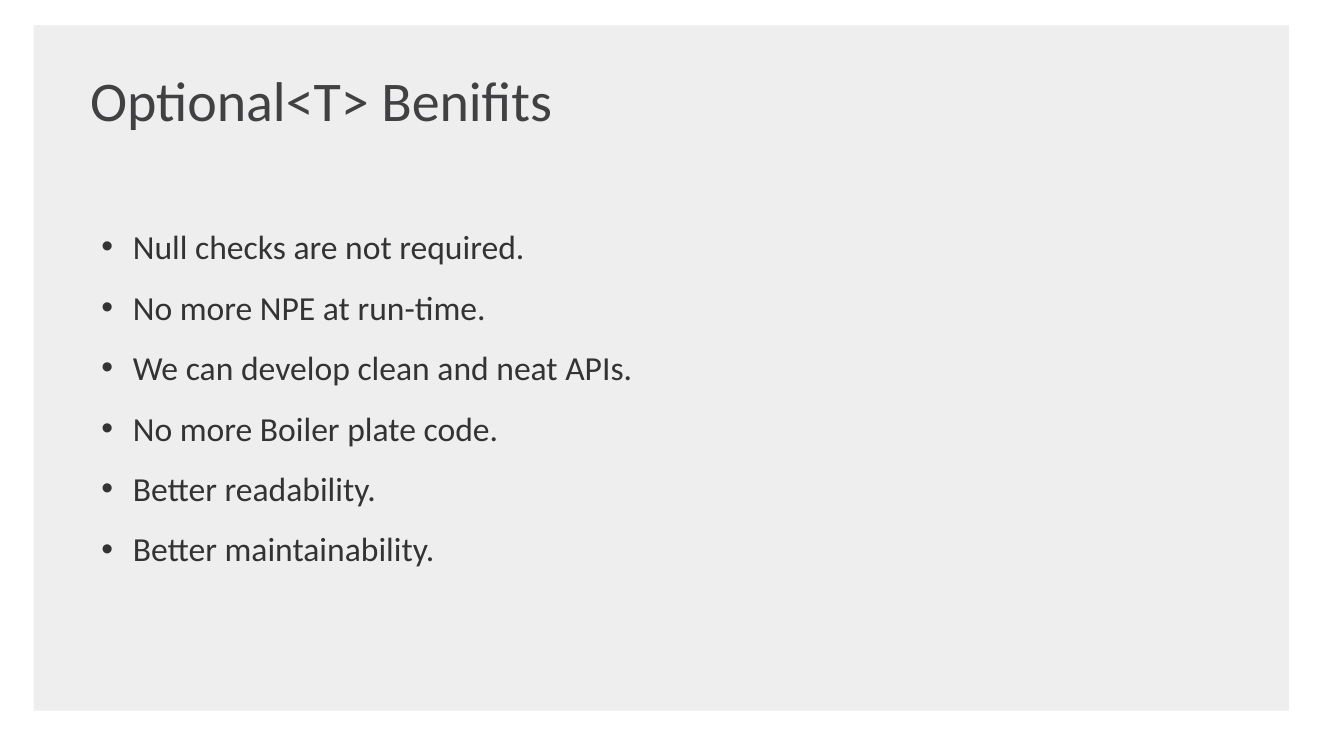
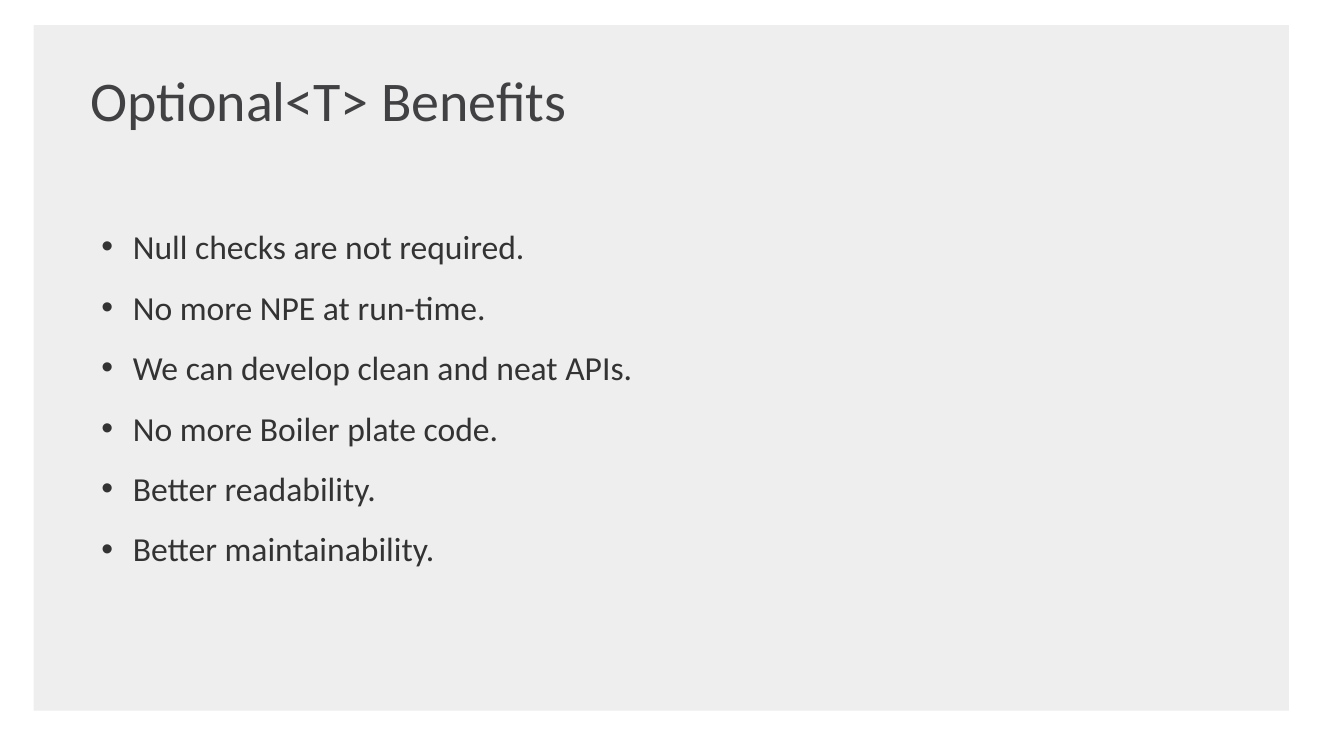
Before and after one commit to shaojie-xu-kp/Java8_lunch_learn, a slide deck: slide 47 of Java 8 & TDP.pptx (slide 37 before the commit). Drawn at 1344x756 pixels with LibreOffice and Linux fonts; fonts in the diff are those of the drawing; background and template pictures are left out. Boxes give left, top, right and bottom in pixels: in the first picture for what was removed or moved away, otherwise in the second. Text is boxed around its words. In the diff, an @@ line names an element or a change of style, - is before the commit and + after.

```diff
--- a/Java 8 & TDP.pptx
+++ b/Java 8 & TDP.pptx
@@ text at (90,82,566,130): text changed @@
-Optional<T> Benifits
+Optional<T> Benefits
```
Also in this commit, not shown: 6 other slides changed, 11 slides added, 2 slides removed.
